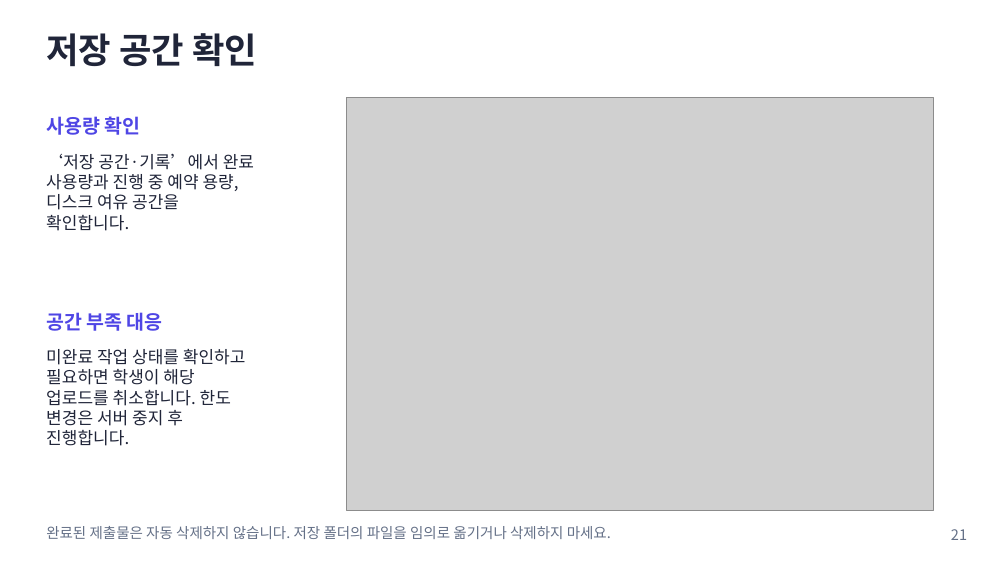
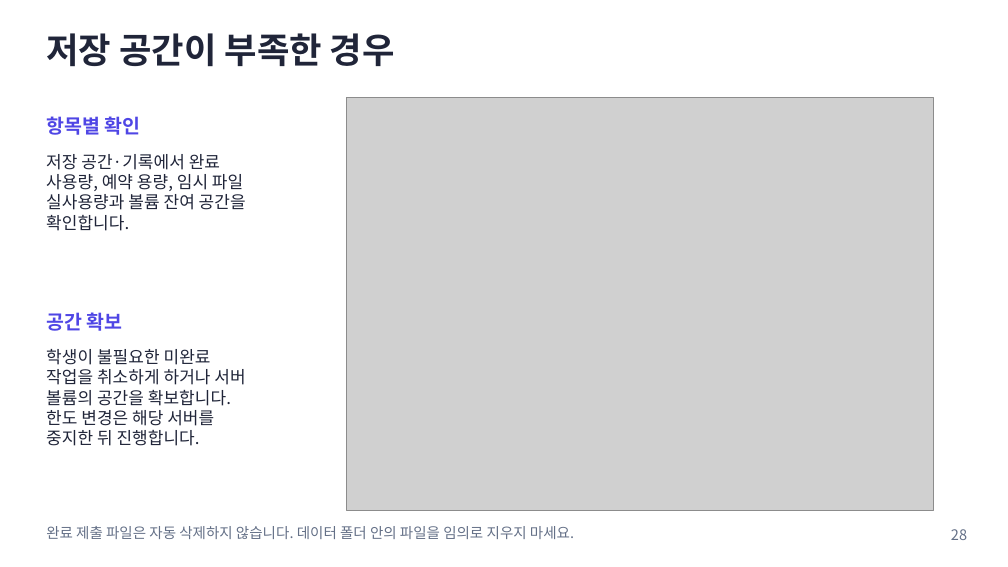
Before and after one commit to prozac0401/AssignmentHub, a slide deck: slide 28 of docs/manual/AssignmentHub_사용자_매뉴얼.pptx (slide 21 before the commit). Drawn at 1008x567 pixels with LibreOffice and Linux fonts; fonts in the diff are those of the drawing; grey boxes stand for pictures. Boxes give left, top, right and bottom in pixels: in the first picture for what was removed or moved away, otherwise in the second. Text is boxed around its words. In the diff, an @@ line names an element or a change of style, - is before the commit and + after.

```diff
--- a/docs/manual/AssignmentHub_사용자_매뉴얼.pptx
+++ b/docs/manual/AssignmentHub_사용자_매뉴얼.pptx
@@ text at bbox=[46, 33, 395, 67]: text changed @@
-저장 공간 확인
+저장 공간이 부족한 경우
@@ text at bbox=[46, 116, 141, 135]: text changed @@
-사용량 확인
+항목별 확인
@@ text at bbox=[46, 154, 246, 210]: text changed @@
-‘저장 공간·기록’에서 완료
-사용량과 진행 중 예약 용량,
-디스크 여유 공간을
+저장 공간·기록에서 완료
+사용량, 예약 용량, 임시 파일
+실사용량과 볼륨 잔여 공간을
@@ text at bbox=[46, 312, 123, 331]: text changed @@
-공간 부족 대응
+공간 확보
@@ text at bbox=[46, 349, 245, 446]: text changed @@
-미완료 작업 상태를 확인하고
-필요하면 학생이 해당
-업로드를 취소합니다. 한도
-변경은 서버 중지 후
-진행합니다.
+학생이 불필요한 미완료
+작업을 취소하게 하거나 서버
+볼륨의 공간을 확보합니다.
+한도 변경은 해당 서버를
+중지한 뒤 진행합니다.
@@ text at bbox=[46, 526, 574, 539]: text changed @@
-완료된 제출물은 자동 삭제하지 않습니다. 저장 폴더의 파일을 임의로 옮기거나 삭제하지 마세요.
+완료 제출 파일은 자동 삭제하지 않습니다. 데이터 폴더 안의 파일을 임의로 지우지 마세요.
@@ text at bbox=[951, 529, 967, 540]: text changed @@
-21
+28
```
Also in this commit, not shown: 25 other slides changed, 9 slides added, 1 slide removed, 54 other files.
